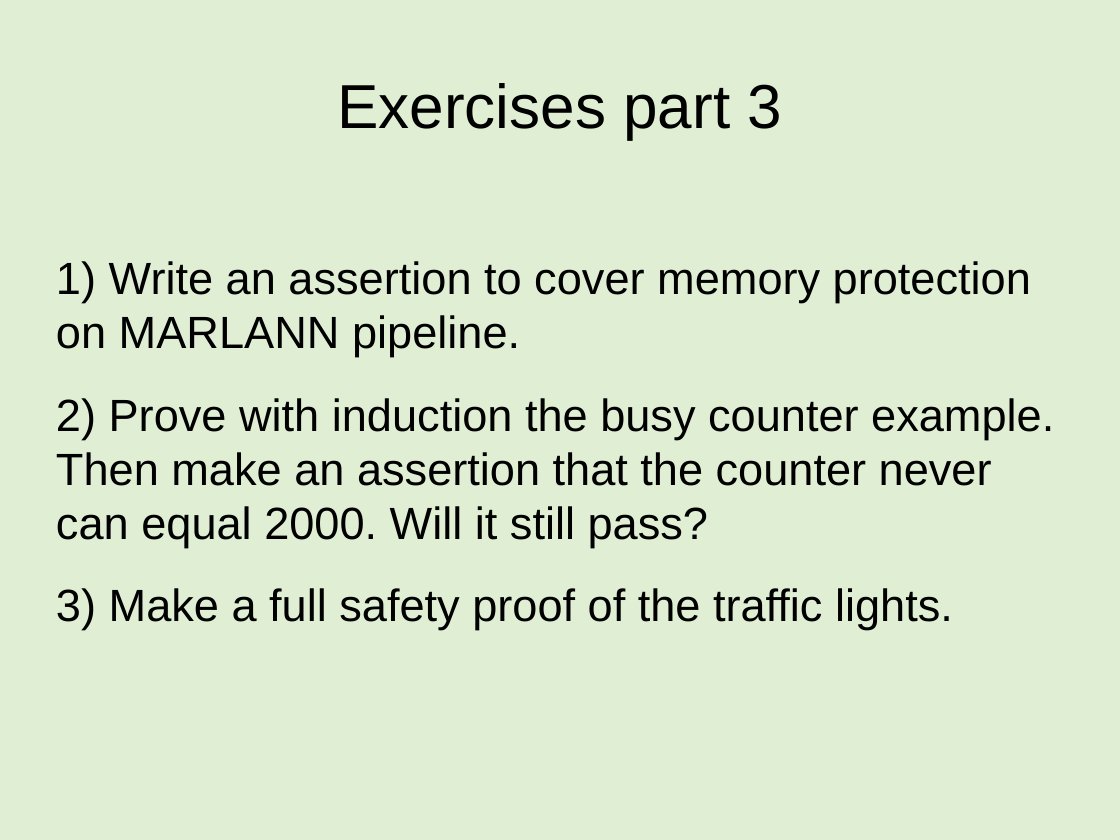
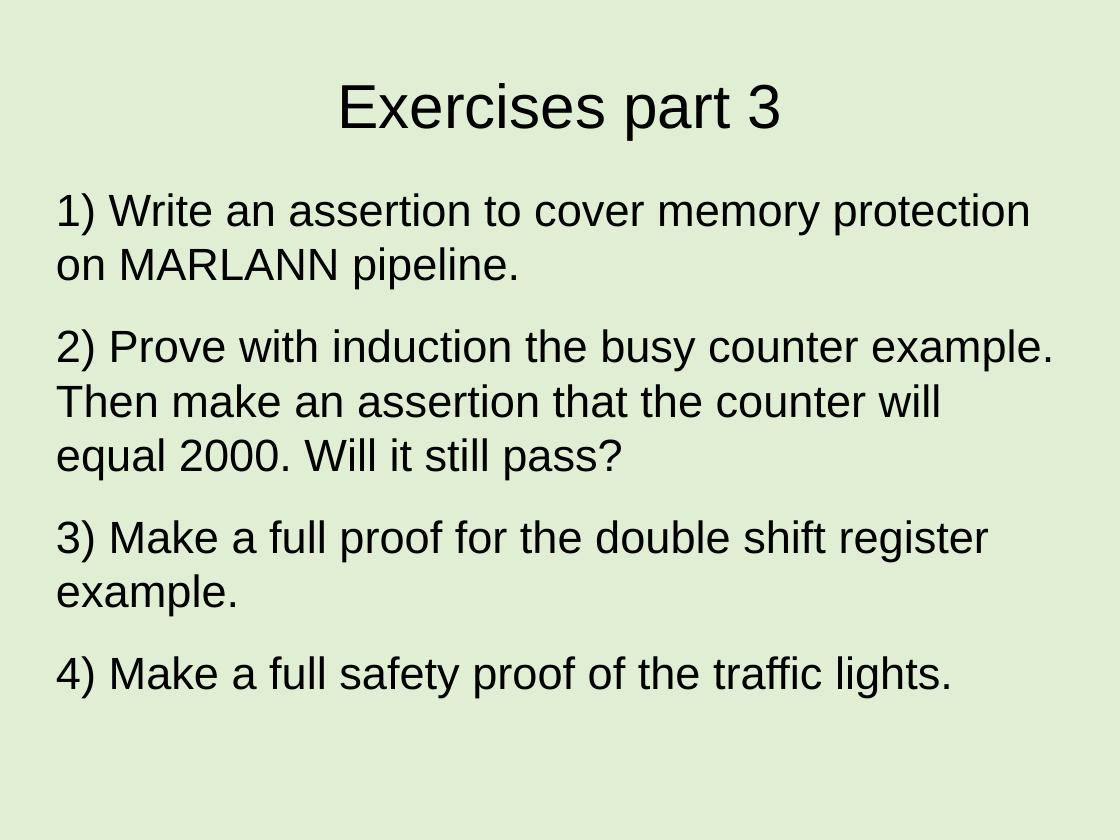
Before and after one commit to mattvenn/formal-intro-course, a slide deck: slide 46 of intro-course-slides.odp. Drawn at 1120x840 pixels with LibreOffice and Linux fonts; fonts in the diff are those of the drawing. Boxes give left, top, right and bottom in pixels: in the first picture for what was removed or moved away, otherwise in the second. Text is boxed around its words. In the diff, an @@ line names an element or a change of style, - is before the commit and + after.

Commit message:
free variables update and more info about abstraction example

```diff
--- a/intro-course-slides.odp
+++ b/intro-course-slides.odp
@@ subtitle at [56, 329, 1054, 698]: text changed @@
-2) Prove with induction the busy counter example. Then make an assertion that the counter never can equal 2000. Will it still pass?
-3) Make a full safety proof of the traffic lights.
+2) Prove with induction the busy counter example. Then make an assertion that the counter will equal 2000. Will it still pass?
+3) Make a full proof for the double shift register example.
+4) Make a full safety proof of the traffic lights.
```
Also in this commit, not shown: 1 other slide changed, 1 other file.
